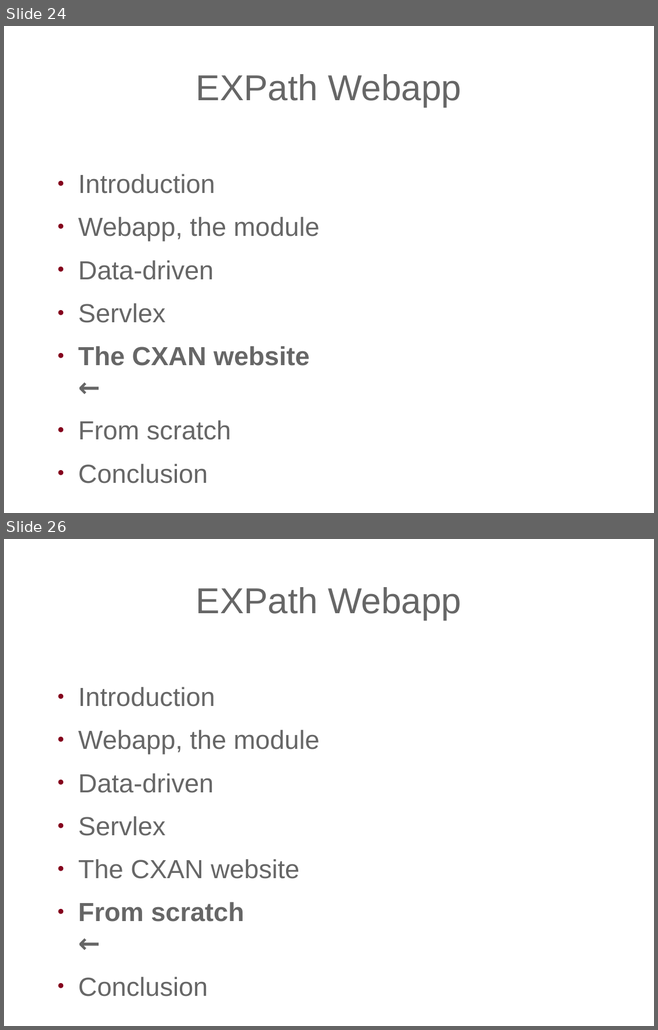
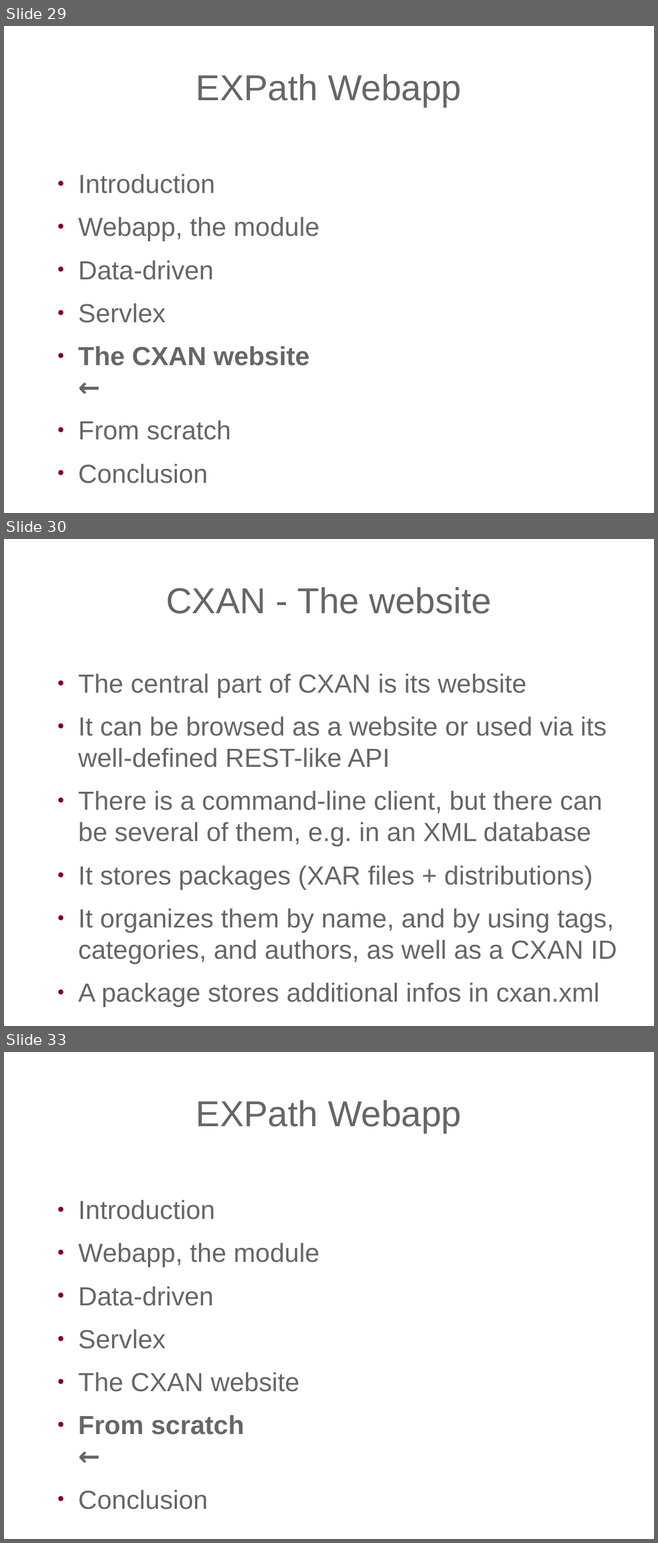
Before and after one commit to expath/expath-www, a slide deck: misc/2011-prague/presentation/fgeorges-servlex.odp. Shown one above the other, each under a label of ours: slides 24 and 26 before the commit, slides 29, 30 and 33 after it; the slides between them are not shown. The pictures are 658x1030 and 658x1543 pixels, drawn with LibreOffice and Linux fonts; fonts in the diff are those of the drawing; background and template pictures are left out. Boxes give left, top, right and bottom in pixels: in the first picture for what was removed or moved away, otherwise in the second. Text is boxed around its words. In the diff, an @@ line names an element or a change of style, - is before the commit and + after.

```diff
--- a/misc/2011-prague/presentation/fgeorges-servlex.odp
+++ b/misc/2011-prague/presentation/fgeorges-servlex.odp
@@ slide 30 added at (x1=4, y1=539, x2=654, y2=1026), background picture (left out) @@
@@ title added at (x1=166, y1=587, x2=491, y2=614), 44 pt, text #666666 @@
+CXAN - The website
@@ text added at (x1=78, y1=674, x2=616, y2=1007), 32 pt, text #666666 @@
+● The central part of CXAN is its website
+● It can be browsed as a website or used via its well-defined REST-like API
+● There is a command-line client, but there can be several of them, e.g. in an XML database
+● It stores packages (XAR files + distributions)
+● It organizes them by name, and by using tags, categories, and authors, as well as a CXAN ID
+● A package stores additional infos in cxan.xml
@@ what was slide 24 is now slide 29 @@
@@ what was slide 26 is now slide 33 @@
```
Also in this commit, not shown: 1 slide changed, 12 other slides added, 3 slides removed, 5 other files.
